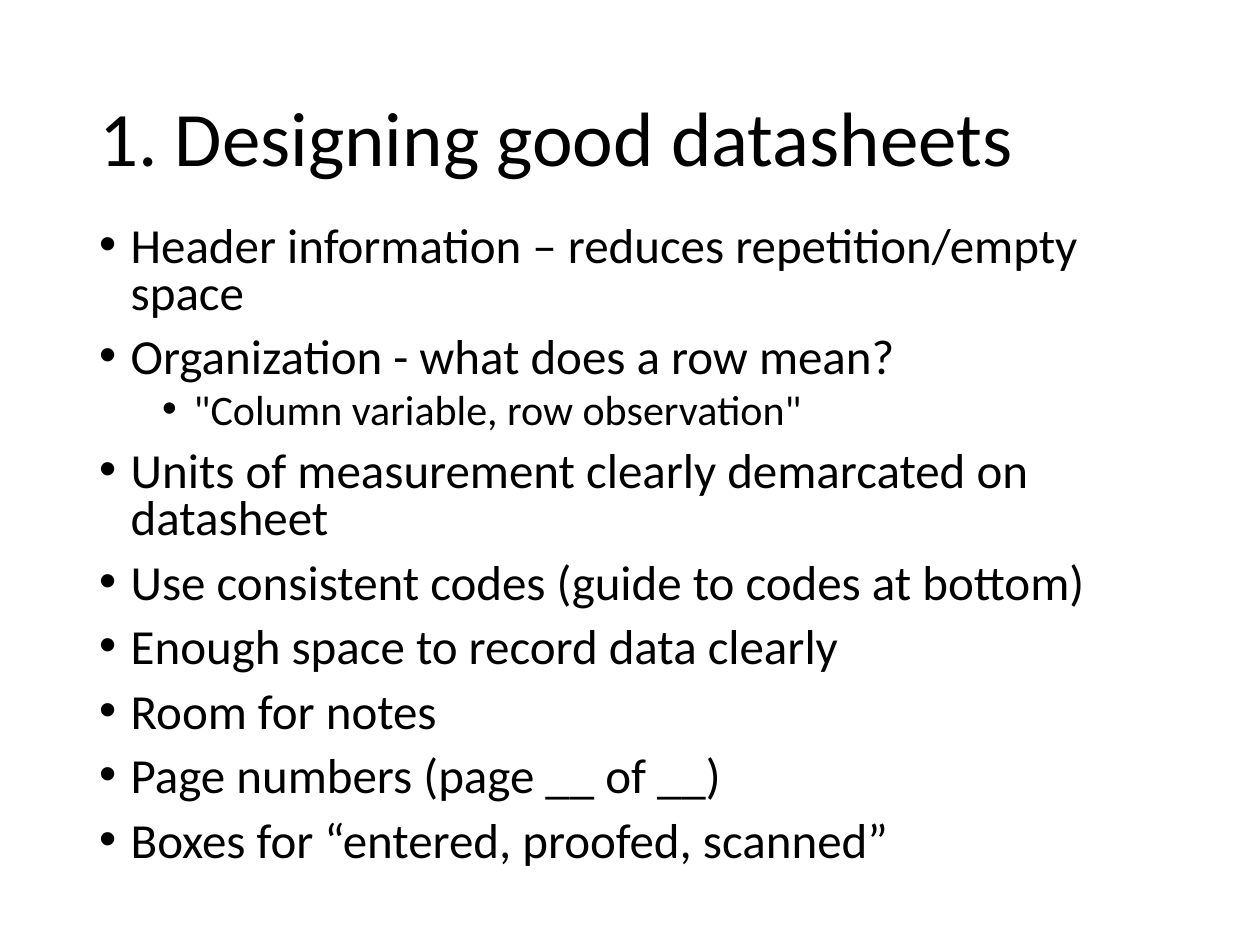
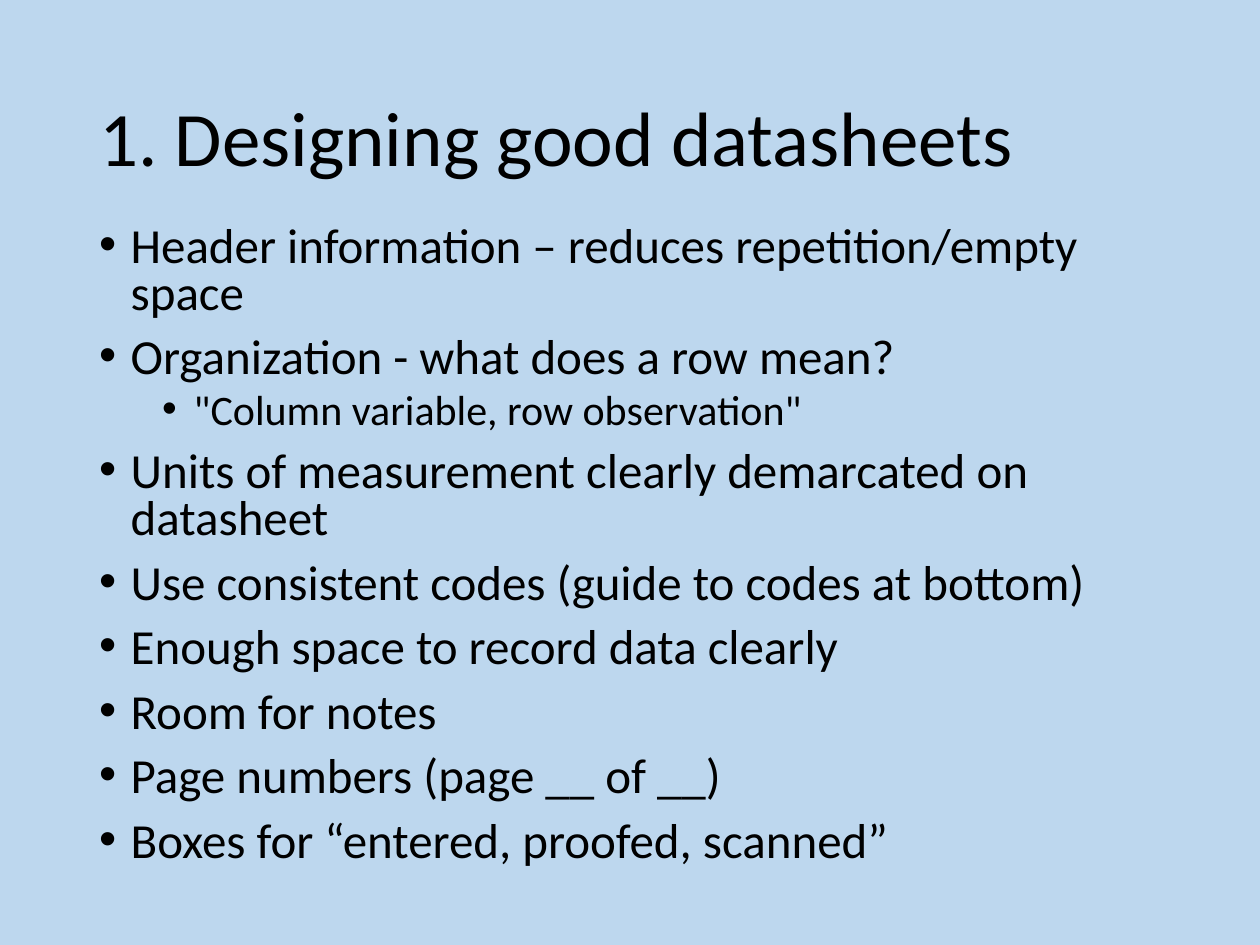
Before and after one commit to EEOB590A-Data-Science-in-R-Fall2021/CourseMaterials, a slide deck: slide 6 of 2. Data Management/Wk4 - Datasheets and Coding with Style.pptx (slide 4 before the commit). Drawn at 1260x945 pixels with LibreOffice and Linux fonts; fonts in the diff are those of the drawing. Boxes give left, top, right and bottom in pixels: in the first picture for what was removed or moved away, otherwise in the second. Text is boxed around its words. In the diff, an @@ line names an element or a change of style, - is before the commit and + after.

```diff
--- a/2. Data Management/Wk4 - Datasheets and Coding with Style.pptx
+++ b/2. Data Management/Wk4 - Datasheets and Coding with Style.pptx
@@ background #FFFFFF to #BDD7EE @@
```
Also in this commit, not shown: 10 other slides changed, 7 slides added, 6 other files.
